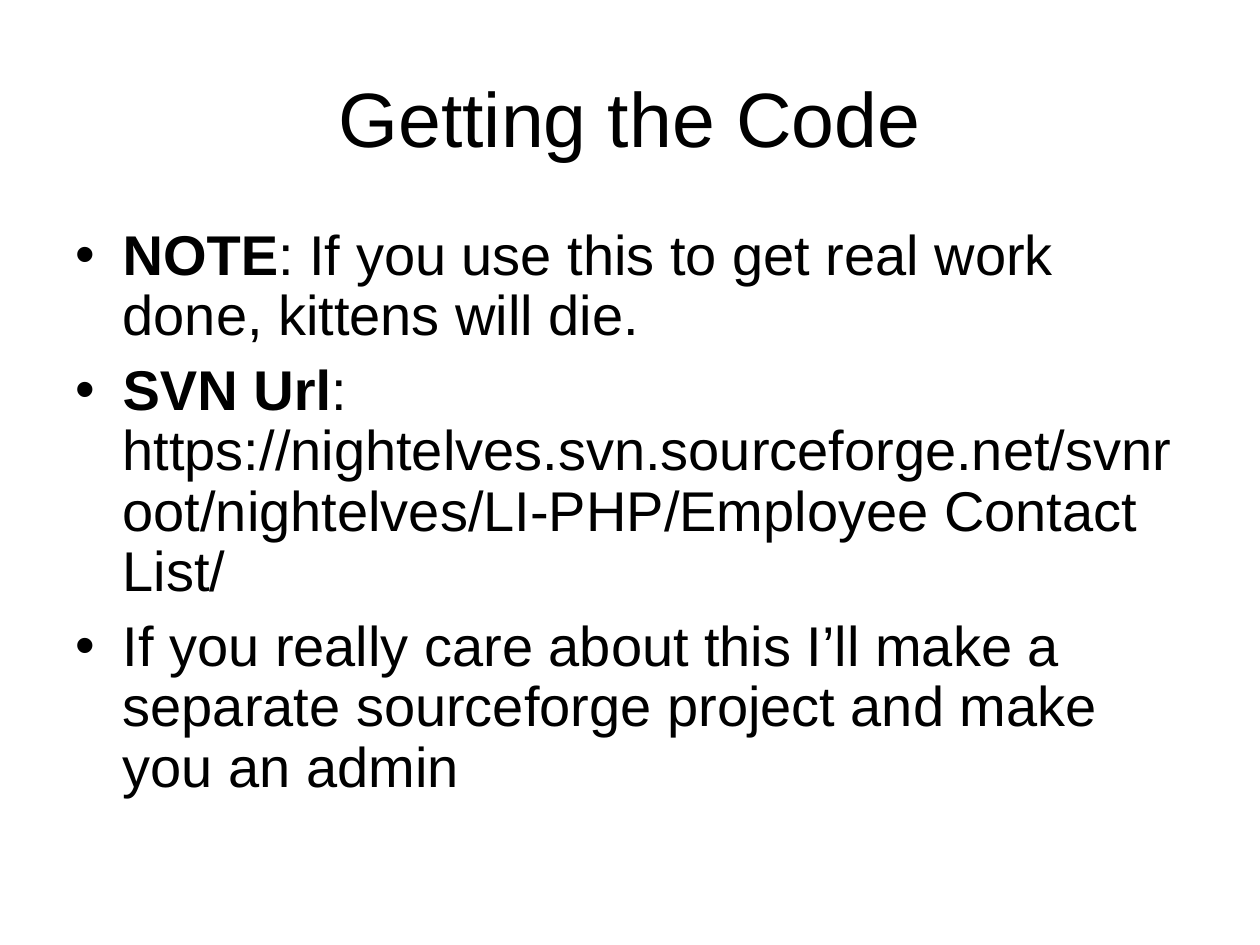
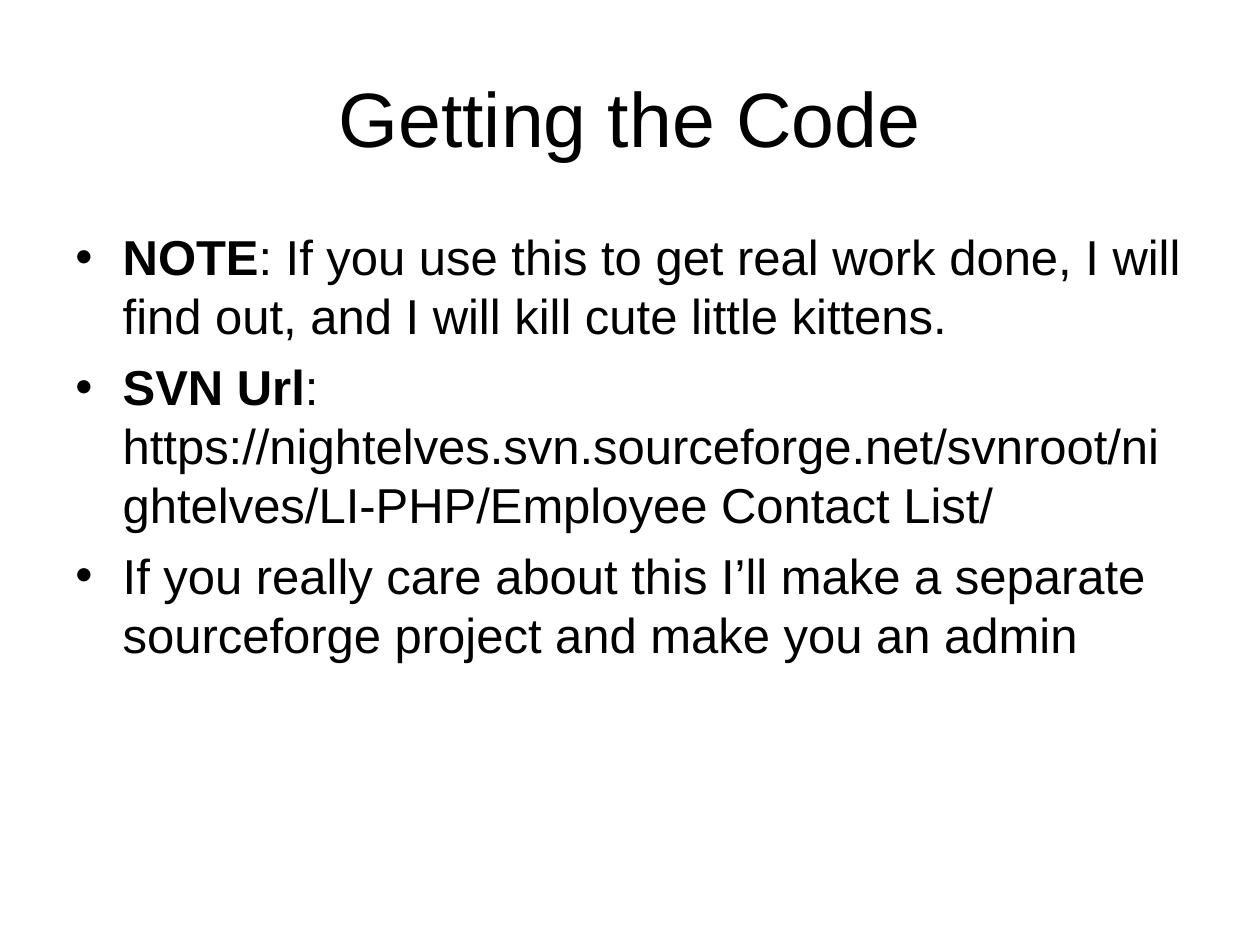
Before and after one commit to LIPHP/Employee-Contact-List, a slide deck: slide 50 of Docs/Using Microsoft SQL Server with PHP.ppt (slide 48 before the commit). Drawn at 1260x945 pixels with LibreOffice and Linux fonts; fonts in the diff are those of the drawing. Boxes give left, top, right and bottom in pixels: in the first picture for what was removed or moved away, otherwise in the second. Text is boxed around its words. In the diff, an @@ line names an element or a change of style, - is before the commit and + after.

```diff
--- a/Docs/Using Microsoft SQL Server with PHP.ppt
+++ b/Docs/Using Microsoft SQL Server with PHP.ppt
@@ text at bbox=[123, 239, 1181, 341]: text changed; size 32 to 28 pt @@
-• NOTE: If you use this to get real work done, kittens will die.
+• NOTE: If you use this to get real work done, I will find out, and I will kill cute little kittens.
@@ text at bbox=[123, 369, 1159, 663]: size 32 to 28 pt in "SVN Url: https://nightelves.svn.sourceforge.net/svnroot/nigh ...", "If you really care about this I’ll ..."; line spacing 0.9 to 1; less space between paragraphs @@
```
Also in this commit, not shown: 8 other slides changed, 3 slides added, 1 other file.
